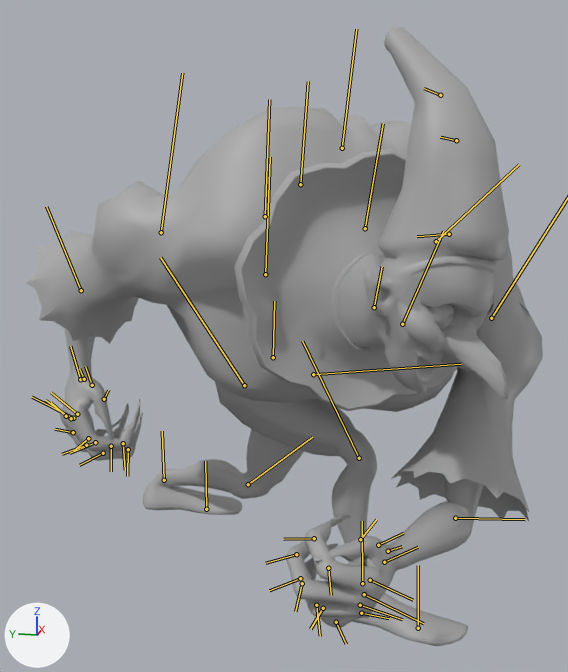
The FBX model Assets/Art/Characters/Pulcinella/Animation/Rough Animations/Anim_Pulcinella_Slash_Rough.fbx, before and after one commit.
One viewpoint serves both versions: a 50 mm camera at (-5.96, -2.31, 3.42) aimed at (-0.62, -1.25, 2.08). Arrows for +X, +Y and +Z are at lower left; the lights stay in place. Both versions are drawn at frame 35 of the action 'Take 001'; the numbers are the values there. The bones that bend it are drawn over the model as lines.

The first picture shows 'Pulcinella_Deafault:Pulcinella'.
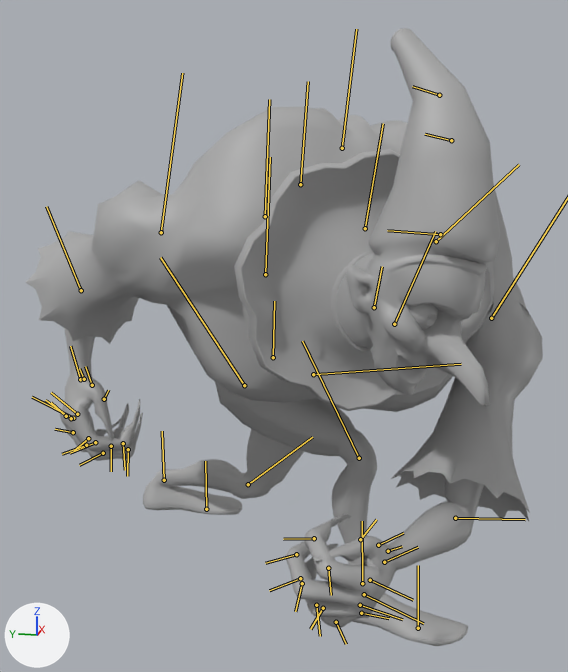
What the commit changed:
Bone 'Pulcinella_Deafault:Character1_Neck' (bone_pulcinella_deafault_character1_neck) turns from (11, 25, 7) to (10, 12, 4) degrees about its own x, y and z.

Changed parts and their boxes (x1, y1, x2, y2) in the pictures (568 x 672 px):
'Pulcinella_Deafault:Pulcinella', posed
    before: (26, 27, 543, 646)
    after: (26, 28, 543, 646)
